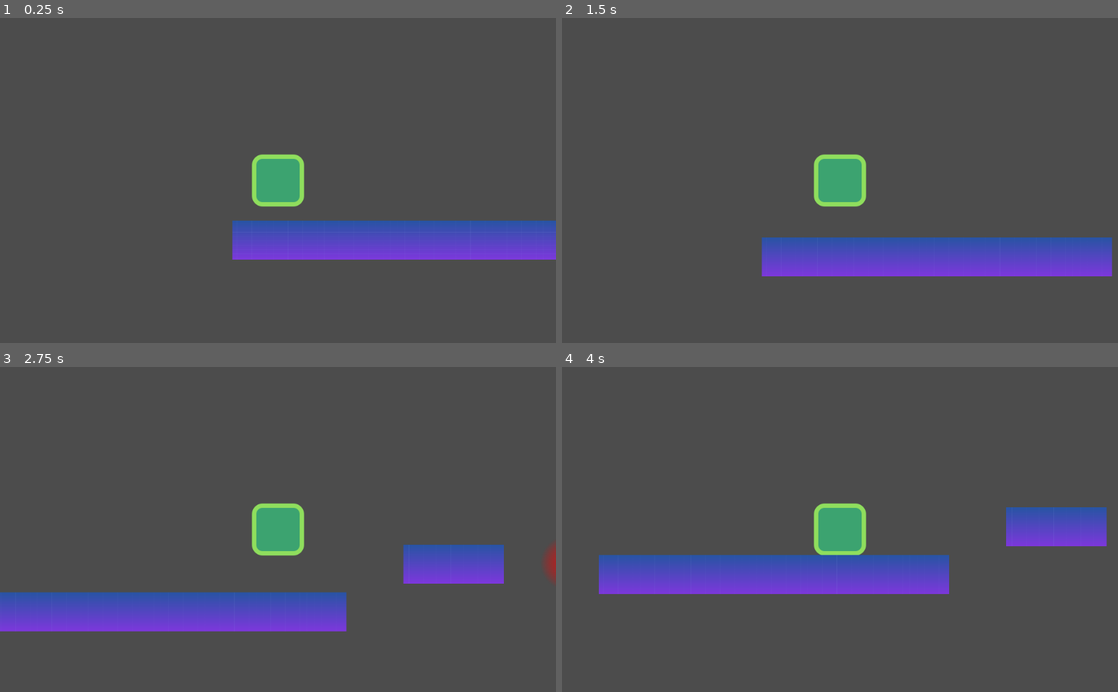
Above: before the commit, frames 1-4 (two rows, left to right).
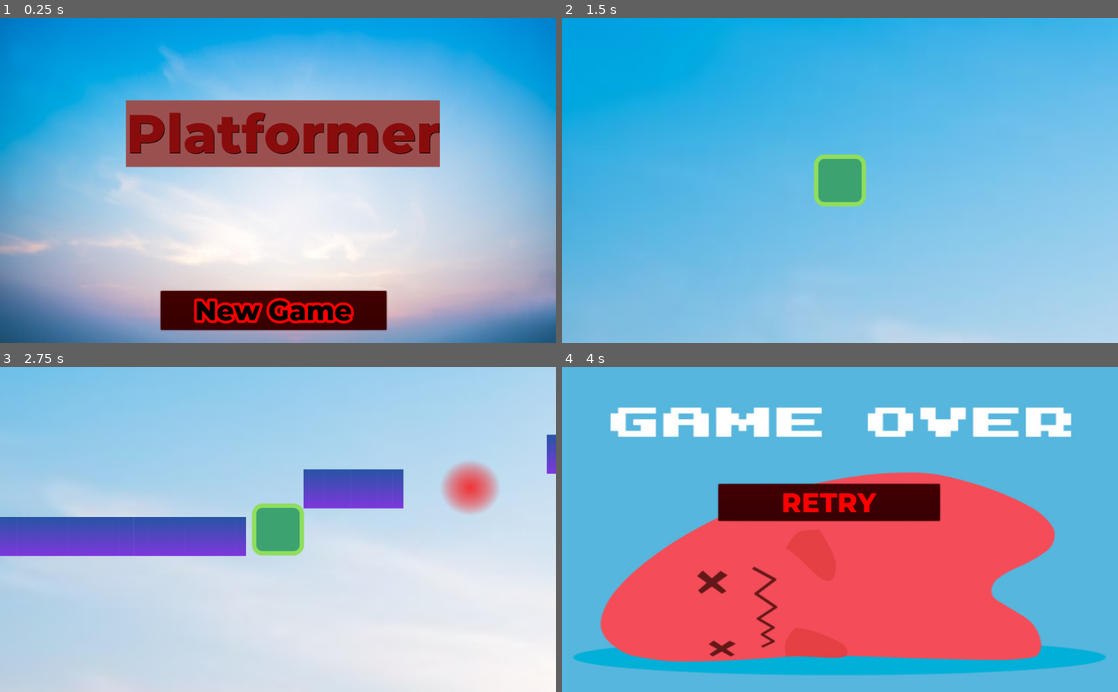
Above: after the commit, the same moments.

Repository: SajawalHassan/Platformer2.0
Game: Godot game, scene res://Gameplay/TitleScreen.tscn
Two runs of this game, one before a commit and one after it. Both use one fixed random seed, a clock stepped at 60 frames per second and the inputs below. Before the commit the project starts from res://Levels/Level1.tscn.
Inputs (mouse positions are in pixels of both pictures, inside the frame that each line leads up to):
- Up to frame 1 (0.25 s): no input
- Up to frame 2 (1.5 s): click (834, 310) at 0.5 s, where only the run after the commit has a clickable "New Game"; hold D (move_right) from 1.28 s (still down); tap Space (jump) at 1.35 s
- Up to frame 3 (2.75 s): keep holding D (move_right); tap Space (jump) at 1.52, 1.82, 2.1, 2.27, 2.57 s
- Up to frame 4 (4 s): release D (move_right) at 2.78 s; hold A (move_left) 2.78-3.53 s; tap Space (jump) at 2.85, 3.6, 3.77 s; hold D (move_right) from 3.53 s (still down)

The runs differ from the first frame. In frame 1, 100% of the frame differs, in the area x 0-100%, y 0-100%; in frame 2, 99%; in frame 3, 99%; in frame 4, 100%.

Commit message:
Added a background, titlescreen and improved the gameover screen

Diff:
--- a/Platformer2.0_game/Gameplay/GameOver.gd
+++ b/Platformer2.0_game/Gameplay/GameOver.gd
@@ -3,3 +3,7 @@
 func _physics_process(delta: float) -> void:
 	if Input.is_action_just_pressed("retry"):
 		get_tree().change_scene("res://Levels/Level1.tscn")
+
+
+func _on_Button_pressed() -> void:
+	get_tree().change_scene("res://Levels/Level1.tscn")
--- a/Platformer2.0_game/Gameplay/GameOver.tscn
+++ b/Platformer2.0_game/Gameplay/GameOver.tscn
@@ -1,35 +1,34 @@
-[gd_scene load_steps=4 format=2]
+[gd_scene load_steps=5 format=2]
 
-[ext_resource path="res://start-assets/Chango-Regular.ttf" type="DynamicFontData" id=1]
+[ext_resource path="res://start-assets/montserrat_extrabold.otf" type="DynamicFontData" id=1]
 [ext_resource path="res://Gameplay/GameOver.gd" type="Script" id=2]
+[ext_resource path="res://start-assets/zeus.jpg" type="Texture" id=3]
 
-[sub_resource type="DynamicFont" id=1]
+[sub_resource type="DynamicFont" id=2]
 size = 50
 font_data = ExtResource( 1 )
 
 [node name="GameOver" type="Node2D"]
 script = ExtResource( 2 )
 
-[node name="Label" type="Label" parent="."]
-margin_left = 240.0
-margin_top = 104.0
-margin_right = 624.0
-margin_bottom = 165.0
-custom_fonts/font = SubResource( 1 )
-text = "gameover"
-uppercase = true
+[node name="zeus" type="Sprite" parent="."]
+position = Vector2( 512, 300 )
+scale = Vector2( 1.6, 1.25 )
+texture = ExtResource( 3 )
+
+[node name="Button" type="Button" parent="."]
+modulate = Color( 1, 0, 0.0470588, 1 )
+margin_left = 288.0
+margin_top = 216.0
+margin_right = 696.0
+margin_bottom = 284.0
+custom_fonts/font = SubResource( 2 )
+custom_colors/font_color_disabled = Color( 0, 0, 0, 1 )
+custom_colors/font_color = Color( 1, 0, 0, 1 )
+custom_colors/font_color_hover = Color( 0, 1, 0.0862745, 1 )
+custom_colors/font_color_pressed = Color( 1, 0, 0, 1 )
+text = "RETRY"
 __meta__ = {
 "_edit_use_anchors_": false
 }
-
-[node name="Label2" type="Label" parent="."]
-margin_left = 128.0
-margin_top = 352.0
-margin_right = 765.0
-margin_bottom = 413.0
-custom_fonts/font = SubResource( 1 )
-text = "press r to retry"
-uppercase = true
-__meta__ = {
-"_edit_use_anchors_": false
-}
+[connection signal="pressed" from="Button" to="." method="_on_Button_pressed"]
--- a/Platformer2.0_game/Gameplay/JumpBooster.tscn
+++ /dev/null
@@ -1,11 +0,0 @@
-[gd_scene load_steps=2 format=2]
-
-[ext_resource path="res://start-assets/enemy.png" type="Texture" id=1]
-
-[node name="JumpBooster" type="Area2D"]
-
-[node name="Sprite" type="Sprite" parent="."]
-texture = ExtResource( 1 )
-
-[node name="CollisionPolygon2D" type="CollisionPolygon2D" parent="."]
-polygon = PoolVector2Array( -1.72452, 45.8597, -26.7372, 45.8597, -46.0866, 36.8929, -54.5815, 21.3189, -53.1657, -1.33404, -36.6479, -28.7064, -19.1862, -39.5609, -0.308701, -48.0558, 23.7601, -39.5609, 40.2779, -25.4028, 51.6044, -1.80598, 54.436, 19.9031, 50.1886, 33.1174, 36.9743, 42.5561, 26.5917, 44.9158 )
--- a/Platformer2.0_game/Gameplay/RetryDetector.tscn
+++ b/Platformer2.0_game/Gameplay/RetryDetector.tscn
@@ -1,7 +1,7 @@
 [gd_scene load_steps=2 format=2]
 
 [sub_resource type="RectangleShape2D" id=1]
-extents = Vector2( 1880.33, 56.3284 )
+extents = Vector2( 4188.44, 56.3284 )
 
 [node name="RetryDetector" type="Area2D"]
 
--- /dev/null
+++ b/Platformer2.0_game/Gameplay/TitleScreen.gd
@@ -0,0 +1,6 @@
+extends Node2D
+
+
+
+func _on_Button_pressed() -> void:
+	get_tree().change_scene("res://Levels/Level1.tscn")
--- /dev/null
+++ b/Platformer2.0_game/Gameplay/TitleScreen.tscn
@@ -0,0 +1,57 @@
+[gd_scene load_steps=7 format=2]
+
+[ext_resource path="res://start-assets/Background.jpg" type="Texture" id=1]
+[ext_resource path="res://start-assets/montserrat_extrabold.otf" type="DynamicFontData" id=2]
+[ext_resource path="res://Gameplay/TitleScreen.gd" type="Script" id=3]
+
+[sub_resource type="DynamicFont" id=1]
+size = 50
+outline_size = 5
+outline_color = Color( 1, 0, 0, 1 )
+font_data = ExtResource( 2 )
+
+[sub_resource type="StyleBoxFlat" id=2]
+bg_color = Color( 0.607843, 0.313726, 0.313726, 1 )
+
+[sub_resource type="DynamicFont" id=3]
+size = 100
+font_data = ExtResource( 2 )
+
+[node name="TitleScreen" type="Node2D"]
+script = ExtResource( 3 )
+
+[node name="Sprite" type="Sprite" parent="."]
+position = Vector2( 511.5, 299.5 )
+scale = Vector2( 1.63738, 2.32946 )
+texture = ExtResource( 1 )
+
+[node name="Button" type="Button" parent="."]
+modulate = Color( 1, 0, 0, 1 )
+margin_left = 296.0
+margin_top = 504.0
+margin_right = 712.0
+margin_bottom = 576.0
+custom_fonts/font = SubResource( 1 )
+custom_colors/font_color = Color( 0, 0.133333, 1, 1 )
+custom_colors/font_color_hover = Color( 0.12549, 0.0745098, 0.427451, 1 )
+action_mode = 0
+text = "New Game"
+__meta__ = {
+"_edit_use_anchors_": false
+}
+
+[node name="Label" type="Label" parent="."]
+margin_left = 232.0
+margin_top = 152.0
+margin_right = 810.0
+margin_bottom = 275.0
+custom_styles/normal = SubResource( 2 )
+custom_fonts/font = SubResource( 3 )
+custom_colors/font_color = Color( 0.537255, 0.0470588, 0.0470588, 1 )
+custom_colors/font_outline_modulate = Color( 1, 0, 0, 1 )
+custom_colors/font_color_shadow = Color( 0, 0, 0, 1 )
+text = "Platformer"
+__meta__ = {
+"_edit_use_anchors_": false
+}
+[connection signal="pressed" from="Button" to="." method="_on_Button_pressed"]
--- a/Platformer2.0_game/Levels/Level1.tscn
+++ b/Platformer2.0_game/Levels/Level1.tscn
@@ -1,18 +1,24 @@
-[gd_scene load_steps=7 format=2]
+[gd_scene load_steps=8 format=2]
 
 [ext_resource path="res://Player/Player.tscn" type="PackedScene" id=1]
 [ext_resource path="res://Gameplay/Teleportal.tscn" type="PackedScene" id=2]
-[ext_resource path="res://start-assets/background.png" type="Texture" id=3]
+[ext_resource path="res://start-assets/background-1.png" type="Texture" id=3]
 [ext_resource path="res://Gameplay/Death.tscn" type="PackedScene" id=4]
 [ext_resource path="res://Gameplay/RetryDetector.tscn" type="PackedScene" id=5]
+[ext_resource path="res://start-assets/Background.jpg" type="Texture" id=6]
 
 [sub_resource type="RectangleShape2D" id=1]
 extents = Vector2( 322.316, 32 )
 
 [node name="Level1" type="Node2D"]
 
+[node name="titlescreen" type="Sprite" parent="."]
+position = Vector2( 1776, 392 )
+scale = Vector2( 8.14057, 7.84496 )
+texture = ExtResource( 6 )
+
 [node name="Player" parent="." instance=ExtResource( 1 )]
-position = Vector2( 105.17, 288.844 )
+position = Vector2( 160, -264 )
 
 [node name="Ground" type="Node" parent="."]
 
@@ -61,7 +67,7 @@
 shape = SubResource( 1 )
 
 [node name="StaticBody2D6" type="StaticBody2D" parent="Ground"]
-position = Vector2( 1824, 96 )
+position = Vector2( 2016, 96 )
 scale = Vector2( 0.286294, 1 )
 __meta__ = {
 "_edit_group_": true
@@ -93,7 +99,7 @@
 shape = SubResource( 1 )
 
 [node name="Teleportal" parent="." instance=ExtResource( 2 )]
-position = Vector2( 2240, 32 )
+position = Vector2( 2584, 32 )
 
 [node name="Death" parent="." instance=ExtResource( 4 )]
 position = Vector2( 1079.03, 349.255 )
--- a/Platformer2.0_game/Levels/Level2.tscn
+++ b/Platformer2.0_game/Levels/Level2.tscn
@@ -1,6 +1,6 @@
-[gd_scene load_steps=9 format=2]
+[gd_scene load_steps=10 format=2]
 
-[ext_resource path="res://start-assets/background.png" type="Texture" id=1]
+[ext_resource path="res://start-assets/background-1.png" type="Texture" id=1]
 [ext_resource path="res://Player/Player.tscn" type="PackedScene" id=2]
 [ext_resource path="res://Gameplay/RetryDetector.tscn" type="PackedScene" id=3]
 [ext_resource path="res://Gameplay/Teleportal.tscn" type="PackedScene" id=4]
@@ -8,11 +8,20 @@
 [ext_resource path="res://Gameplay/GroundDeath.tscn" type="PackedScene" id=6]
 [ext_resource path="res://Levels/Level2.gd" type="Script" id=7]
 
-[sub_resource type="RectangleShape2D" id=1]
+[sub_resource type="StreamTexture" id=1]
+flags = 4
+load_path = "res://.import/titlescreen.jpg-3b66c41a54782ddba28a71317cb41b42.stex"
+
+[sub_resource type="RectangleShape2D" id=2]
 extents = Vector2( 438.118, 37.5383 )
 
 [node name="Level2" type="Node2D"]
 script = ExtResource( 7 )
+
+[node name="titlescreen" type="Sprite" parent="."]
+position = Vector2( 1208, 308 )
+scale = Vector2( 5.80192, 6.4186 )
+texture = SubResource( 1 )
 
 [node name="Player" parent="." instance=ExtResource( 2 )]
 position = Vector2( 208, 400 )
--- a/Platformer2.0_game/Levels/Level3.tscn
+++ b/Platformer2.0_game/Levels/Level3.tscn
@@ -1,16 +1,22 @@
-[gd_scene load_steps=8 format=2]
+[gd_scene load_steps=9 format=2]
 
-[ext_resource path="res://start-assets/background.png" type="Texture" id=1]
+[ext_resource path="res://start-assets/background-1.png" type="Texture" id=1]
 [ext_resource path="res://Gameplay/Teleportal.tscn" type="PackedScene" id=2]
 [ext_resource path="res://Gameplay/RetryDetector.tscn" type="PackedScene" id=3]
 [ext_resource path="res://Gameplay/GroundDeath.tscn" type="PackedScene" id=4]
 [ext_resource path="res://Gameplay/Death.tscn" type="PackedScene" id=5]
 [ext_resource path="res://Player/Player.tscn" type="PackedScene" id=6]
+[ext_resource path="res://start-assets/raphael-nogueira-svbDI1Pq30s-unsplash.jpg" type="Texture" id=7]
 
 [sub_resource type="RectangleShape2D" id=1]
 extents = Vector2( 360, 40 )
 
 [node name="Level3" type="Node2D"]
+
+[node name="Background" type="Sprite" parent="."]
+position = Vector2( 1016, 484 )
+scale = Vector2( 0.934176, 0.348905 )
+texture = ExtResource( 7 )
 
 [node name="Ground" type="Node" parent="."]
 
@@ -48,7 +54,7 @@
 shape = SubResource( 1 )
 
 [node name="StaticBody2D4" type="StaticBody2D" parent="Ground"]
-position = Vector2( 1792, 792 )
+position = Vector2( 1768, 792 )
 scale = Vector2( 0.28, 0.8 )
 __meta__ = {
 "_edit_group_": true
@@ -65,7 +71,7 @@
 shape = SubResource( 1 )
 
 [node name="StaticBody2D5" type="StaticBody2D" parent="Ground"]
-position = Vector2( 2040, 600 )
+position = Vector2( 2040, 616 )
 scale = Vector2( 0.28, 0.8 )
 __meta__ = {
 "_edit_group_": true
--- a/Platformer2.0_game/Player/Player.gd
+++ b/Platformer2.0_game/Player/Player.gd
@@ -9,10 +9,10 @@
 	motion.y += 20
 
 	if Input.is_action_pressed("move_right"):
-		motion.x = 300
+		motion.x = 400
 
 	elif Input.is_action_pressed("move_left"):
-		motion.x = -300
+		motion.x = -400
 
 	else:
 		motion.x = 0
@@ -20,7 +20,7 @@
 	if Input.is_action_just_pressed("jump"):
 		if jump_count < 1:
 			jump_count += 1
-			motion.y = -500
+			motion.y = -550
 
 	if is_on_floor():
 		jump_count = 0
--- a/Platformer2.0_game/project.godot
+++ b/Platformer2.0_game/project.godot
@@ -16,7 +16,7 @@
 [application]
 
 config/name="Platformer2.0"
-run/main_scene="res://Levels/Level1.tscn"
+run/main_scene="res://Gameplay/TitleScreen.tscn"
 config/icon="res://icon.png"
 
 [input]
Not shown: 4 places in Platformer2.0_game/Levels/Level2.tscn that only renumber resources
Binary file added: Platformer2.0_game/start-assets/Background.jpg
Not shown, added: Platformer2.0_game/start-assets/Background.jpg.import
Renamed: Platformer2.0_game/start-assets/background.png -> Platformer2.0_game/start-assets/background-1.png
Not shown, added: Platformer2.0_game/start-assets/background-1.png.import
Not shown, removed: Platformer2.0_game/start-assets/background.png.import
Binary file added: Platformer2.0_game/start-assets/download (1).jpg
Not shown, added: Platformer2.0_game/start-assets/download (1).jpg.import
Binary file added: Platformer2.0_game/start-assets/download.jpg
Not shown, added: Platformer2.0_game/start-assets/download.jpg.import
Not shown, added: Platformer2.0_game/start-assets/raphael-nogueira-svbDI1Pq30s-unsplash.jpg.import
Binary file added: Platformer2.0_game/start-assets/zeus.jpg
(and 2 more such lines)
